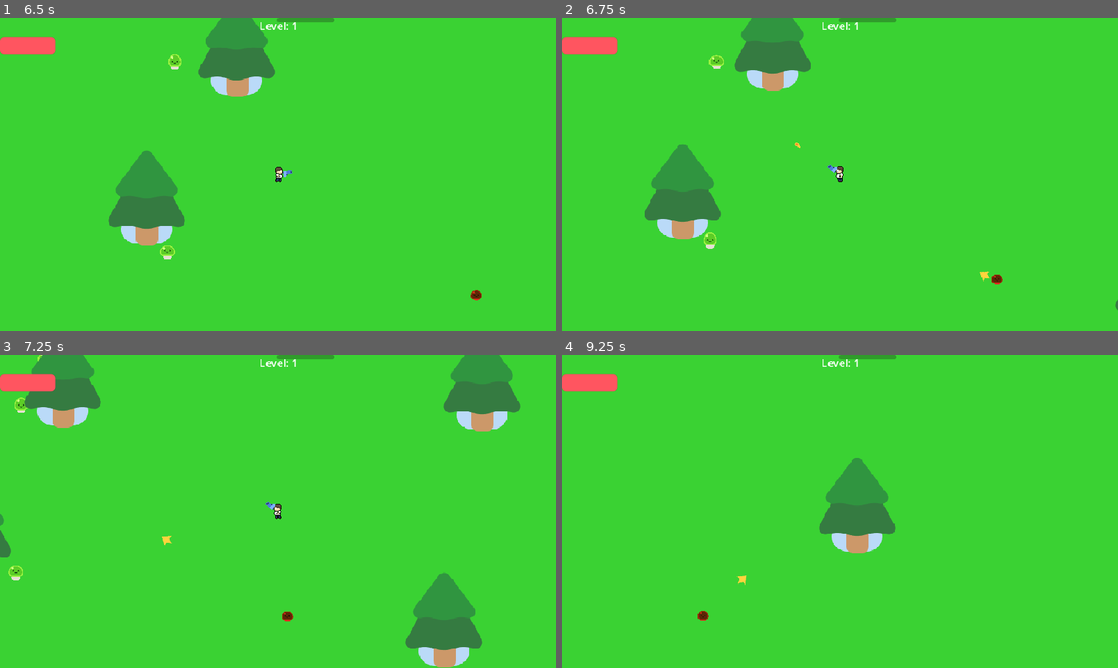
Above: before the commit, frames 1-4 (two rows, left to right).
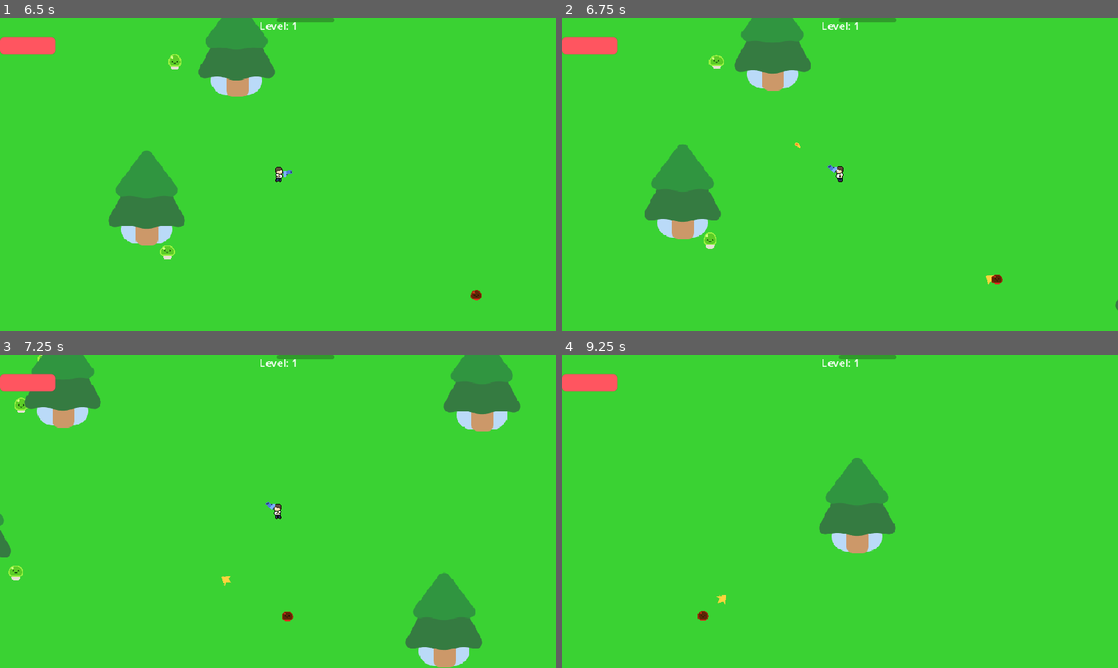
Above: after the commit, the same moments.

Repository: benz76428/labman-game-main
Game: Godot game, scene res://Main Menu/main_menu.tscn
Two runs of this game, one before a commit and one after it. Both use one fixed random seed, a clock stepped at 60 frames per second and the inputs below. The engine's default icon, where the game draws it, is replaced by a stand-in: a white triangle on a blue panel in a dark square.
Inputs (mouse positions are in pixels of both pictures, inside the frame that each line leads up to):
- Up to frame 1 (6.5 s): click "Play" at 0.5 s; tap Enter (ui_accept) at 1.25, 1.52, 2.27, 3.77, 4.52, 5.27 s; move the mouse to (400, 158) at 1.27 s; hold D (walk_right) 1.28-2.03 s; hold Q 1.28-2.03 s; click (400, 158) at 1.42 s; tap E at 1.55, 2.1, 3.05, 3.6, 4.55, 5.1, 6.05 s; move the mouse to (166, 190) at 2.02 s; hold S (walk_down) 2.03-2.78 s; click (166, 190) at 2.17 s; tap Q at 2.3, 3.8, 5.3 s; move the mouse to (333, 105) at 2.77 s; hold D (walk_right) 2.78-3.53 s; hold Q 2.78-3.53 s; click (333, 105) at 2.92 s; move the mouse to (250, 237) at 3.52 s; hold W (walk_up) 3.53-4.28 s; click (250, 237) at 3.67 s; move the mouse to (444, 221) at 4.27 s; hold Q 4.28-5.03 s; hold A (walk_left) 4.28-5.78 s; click (444, 221) at 4.42 s; move the mouse to (111, 127) at 5.02 s; click (111, 127) at 5.17 s; move the mouse to (305, 174) at 5.77 s; hold S (walk_down) from 5.78 s (still down); hold Q from 5.78 s (still down); click (305, 174) at 5.92 s
- Up to frame 2 (6.75 s): move the mouse to (756, 96) at 6.52 s; release S (walk_down) at 6.53 s; release Q at 6.53 s; hold D (walk_right) from 6.53 s (still down); tap E at 6.6 s; click (756, 96) at 6.67 s
- Up to frame 3 (7.25 s): keep holding D (walk_right); tap Enter (ui_accept) at 6.77 s; tap Q at 6.8 s
- Up to frame 4 (9.25 s): move the mouse to (962, 495) at 7.27 s; release D (walk_right) at 7.28 s; hold W (walk_up) 7.28-8.03 s; hold Q 7.28-8.03 s; click (962, 495) at 7.42 s; tap Enter (ui_accept) at 7.52, 8.27 s; tap E at 7.55, 8.1, 9.05 s; move the mouse to (728, 527) at 8.02 s; hold D (walk_right) 8.03-8.78 s; click (728, 527) at 8.17 s; tap Q at 8.3 s; move the mouse to (895, 442) at 8.77 s; hold S (walk_down) from 8.78 s (still down); hold Q from 8.78 s (still down); click (895, 442) at 8.92 s

Frame 1 is identical in both runs. In frame 2, less than 0.1% of the frame differs, in the area x 75-78%, y 80-86%; in frame 3, less than 0.1%; in frame 4, less than 0.1%, in the area x 27-34%, y 70-80%.

Commit message:
updated speed and dmg mutaiton

Diff:
--- a/Scenes/Enemies/Enemy Projectile/enemy_projectile.gd
+++ b/Scenes/Enemies/Enemy Projectile/enemy_projectile.gd
@@ -1,6 +1,6 @@
 extends Area2D
 
-const SPEED = 400.0
+const SPEED = 200.0
 const MAX_RANGE = 1000.0
 var travelled_distance = 0.0
 var damage = 1
--- a/Scenes/Enemies/Fire Slinger/fire_slinger.tscn
+++ b/Scenes/Enemies/Fire Slinger/fire_slinger.tscn
@@ -1,6 +1,6 @@
 [gd_scene load_steps=5 format=3 uid="uid://d05v2pjxph6st"]
 
-[ext_resource type="Script" uid="uid://uk66cudh83fg" path="res://ranged_enemy.gd" id="1_y5oqy"]
+[ext_resource type="Script" uid="uid://uk66cudh83fg" path="res://Scenes/Enemies/ranged_enemy.gd" id="1_y5oqy"]
 [ext_resource type="PackedScene" uid="uid://ogik4s70pgwl" path="res://Scenes/Enemies/base_slime/slime.tscn" id="2_o41p3"]
 [ext_resource type="PackedScene" uid="uid://blhurklnyjvk4" path="res://Scenes/Enemies/Enemy Projectile/enemy_projectile.tscn" id="2_utyy5"]
 
--- a/Scenes/Enemies/Test_Slime/mob.gd
+++ b/Scenes/Enemies/Test_Slime/mob.gd
@@ -1,6 +1,6 @@
 extends CharacterBody2D
 
-@export var max_health: int = 5
+@export var max_health: int = 10
 @export var speed: float = 50
 @export var damage_amount: int = 10
 @export var attack_cooldown: float = 1.0
@@ -36,10 +36,10 @@
 
 	can_attack = true
 
-func take_damage():
-	current_health -= 1
+func take_damage(amount:float):
+	current_health -= amount
 	%Slime.play_hurt()
-
+	print("Enemy took ", amount, " damage! Health left: ", current_health)
 	if current_health <= 0:
 
 		$Hitbox.set_deferred("disabled", true)
--- a/ranged_enemy.gd
+++ b/Scenes/Enemies/ranged_enemy.gd
@@ -40,10 +40,10 @@
 	await get_tree().create_timer(fire_rate).timeout
 	can_shoot = true
 
-func take_damage():
-	current_health -= 1
+func take_damage(amount):
+	current_health -= amount
 	%Slime.play_hurt()
-
+	print("Enemy took ", amount, " damage! Health left: ", current_health)
 	if current_health <= 0:
 
 		$Hitbox.set_deferred("disabled", true)
--- a/Scenes/Mutation Picker/mutation_picker.tscn
+++ b/Scenes/Mutation Picker/mutation_picker.tscn
@@ -1,14 +1,16 @@
-[gd_scene load_steps=5 format=3 uid="uid://be3h6rh1gcf50"]
+[gd_scene load_steps=7 format=3 uid="uid://be3h6rh1gcf50"]
 
 [ext_resource type="Script" uid="uid://p6qs2n52c0ut" path="res://Scenes/Mutation Picker/mutation_picker.gd" id="1_stqne"]
 [ext_resource type="Script" uid="uid://4t87huefrkpe" path="res://Scripts/Mutations/mutation.gd" id="2_n03u0"]
-[ext_resource type="Resource" uid="uid://4efsnv3e421h" path="res://Scripts/mutations/health upgrade/minor_health_dna.tres" id="3_7kc2t"]
+[ext_resource type="Resource" uid="uid://4efsnv3e421h" path="res://Scripts/Mutations/health upgrade/minor_health_dna.tres" id="3_7kc2t"]
 [ext_resource type="Resource" uid="uid://d2yih0xomj1po" path="res://Scenes/Weapons/milk shooter/milk_nipples_dna.tres" id="4_7kc2t"]
+[ext_resource type="Resource" uid="uid://dagu2cep6ge37" path="res://Scripts/Mutations/fast feet/fast_feet_dna.tres" id="5_3d1f4"]
+[ext_resource type="Resource" uid="uid://brj530n0j7srx" path="res://Scripts/Mutations/damage increase/combat_stim_dna.tres" id="6_8efn2"]
 
 [node name="MutationPicker" type="CanvasLayer"]
 process_mode = 3
 script = ExtResource("1_stqne")
-possible_mutations = Array[ExtResource("2_n03u0")]([ExtResource("3_7kc2t"), ExtResource("4_7kc2t")])
+possible_mutations = Array[ExtResource("2_n03u0")]([ExtResource("3_7kc2t"), ExtResource("4_7kc2t"), ExtResource("5_3d1f4"), ExtResource("6_8efn2")])
 
 [node name="ColorRect" type="ColorRect" parent="."]
 visibility_layer = 512
--- a/Scenes/Player/player.gd
+++ b/Scenes/Player/player.gd
@@ -18,6 +18,7 @@
 @export var base_dash_duration: float = 0.2
 @export var base_fire_rate_mult: float = 1.0
 @export var base_damage_mult: float = 1.0
+
 
 # ==========================================
 # CURRENT STATS (Base stats + Mutation modifiers)
--- a/Scenes/Player/walk_state.gd
+++ b/Scenes/Player/walk_state.gd
@@ -2,14 +2,13 @@
 
 @export var player: Player
 @export var animated_sprite_2d: AnimatedSprite2D
-@export var speed: int = 200
 
 func _on_physics_process(_delta: float) -> void:
 	var direction: Vector2 = Input.get_vector("walk_left", "walk_right", "walk_up", "walk_down")
 
 	# ONLY set walk velocity if we are not currently dashing
 	if not player.is_dashing:
-		player.velocity = direction * speed
+		player.velocity = direction * player.base_speed
 
 	# Animation Logic
 	var anim_name = "walk_front"
--- a/Scenes/Weapons/pistol/bullet.gd
+++ b/Scenes/Weapons/pistol/bullet.gd
@@ -1,6 +1,7 @@
 extends Area2D
 
 var travalled_distance = 0
+var damage: float = 0.0
 
 func _physics_process(delta: float) -> void:
 	const SPEED = 1000
@@ -20,6 +21,6 @@
 	set_deferred("monitoring", false)
 
 	if body.has_method("take_damage"):
-		body.take_damage()
+		body.take_damage(damage)
 
 	queue_free()
--- a/Scenes/Weapons/pistol/gun.gd
+++ b/Scenes/Weapons/pistol/gun.gd
@@ -1,6 +1,7 @@
 extends BaseWeapon
 
 var fire_timer: float = 0.0
+@export var base_damage: float = 1.0
 
 func _physics_process(delta: float) -> void:
 	# Always point at the mouse
@@ -13,10 +14,14 @@
 
 func shoot(aim_dir: Vector2) -> void:
 	# ONLY shoot if the cooldown timer is at or below zero
+	var final_damage = base_damage
+	if owner and "damage_multiplier" in owner:
+		final_damage = base_damage * owner.damage_multiplier
+
 	if fire_timer <= 0:
 		const BULLET = preload("res://Scenes/Weapons/pistol/bullet.tscn")
 		var new_bullet = BULLET.instantiate()
-
+		new_bullet.damage = final_damage
 		new_bullet.global_position = %ShootingPoint.global_position
 		new_bullet.global_rotation = %ShootingPoint.global_rotation
 
--- /dev/null
+++ b/Scripts/Mutations/damage increase/combat_stim_dna.tres
@@ -0,0 +1,9 @@
+[gd_resource type="Resource" script_class="CombatStimMutation" load_steps=2 format=3 uid="uid://brj530n0j7srx"]
+
+[ext_resource type="Script" uid="uid://bpuiyvxx3aamk" path="res://Scripts/Mutations/damage increase/combat_stim_mutation.gd" id="1_ovlip"]
+
+[resource]
+script = ExtResource("1_ovlip")
+mutation_name = "Magical Needle"
+description = "Increases all the damage you deal"
+metadata/_custom_type_script = "uid://bpuiyvxx3aamk"
--- /dev/null
+++ b/Scripts/Mutations/damage increase/combat_stim_mutation.gd
@@ -0,0 +1,10 @@
+extends Mutation
+class_name CombatStimMutation
+
+# 0.15 equals a 15% overall damage boost
+@export var damage_boost_percentage: float = 10000
+
+func apply_mutation(player: Node2D):
+	if "base_damage_mult" in player:
+		player.base_damage_mult += damage_boost_percentage
+		print("Combat Stim Applied! New multiplier: ", player.base_damage_mult)
--- /dev/null
+++ b/Scripts/Mutations/fast feet/fast_feet_dna.tres
@@ -0,0 +1,9 @@
+[gd_resource type="Resource" script_class="FastFeetMutation" load_steps=2 format=3 uid="uid://dagu2cep6ge37"]
+
+[ext_resource type="Script" uid="uid://bvwqqlsucxuuc" path="res://Scripts/Mutations/fast feet/fast_feet_mutation.gd" id="1_oiisj"]
+
+[resource]
+script = ExtResource("1_oiisj")
+mutation_name = "Fast Feet"
+description = "Increases Movement Speed"
+metadata/_custom_type_script = "uid://bvwqqlsucxuuc"
--- /dev/null
+++ b/Scripts/Mutations/fast feet/fast_feet_mutation.gd
@@ -0,0 +1,14 @@
+extends Mutation
+class_name FastFeetMutation
+
+@export var speed_increase: float = 50.0
+
+
+func apply_mutation(player: Node2D):
+	# Assuming your player script has a 'speed' or 'SPEED' variable
+	if "base_speed" in player:
+		player.base_speed += speed_increase
+	elif "BASE_SPEED" in player:
+		player.base_SPEED += speed_increase
+
+	print("Player speed increased by ", speed_increase)
--- a/Scripts/Mutations/health upgrade/minor_health_dna.tres
+++ b/Scripts/Mutations/health upgrade/minor_health_dna.tres
@@ -1,11 +1,11 @@
 [gd_resource type="Resource" script_class="ThickHideMutation" load_steps=3 format=3 uid="uid://4efsnv3e421h"]
 
 [ext_resource type="Texture2D" uid="uid://bmqbqtoh5aykd" path="res://icon.svg" id="1_1wjqb"]
-[ext_resource type="Script" uid="uid://b3j1br8hcyw0j" path="res://Scripts/mutations/health upgrade/thick_hide_mutation.gd" id="1_sisqo"]
+[ext_resource type="Script" uid="uid://b3j1br8hcyw0j" path="res://Scripts/Mutations/health upgrade/thick_hide_mutation.gd" id="1_sisqo"]
 
 [resource]
 script = ExtResource("1_sisqo")
+health_increase = 5000
 mutation_name = "Thick Hide"
 description = "Increase HP by 25"
 icon = ExtResource("1_1wjqb")
-metadata/_custom_type_script = "uid://d10136xog8ydo"
--- a/Scripts/Mutations/health upgrade/thick_hide_mutation.gd
+++ b/Scripts/Mutations/health upgrade/thick_hide_mutation.gd
@@ -5,7 +5,7 @@
 @export var health_increase: int = 50
 
 func apply_mutation(player: Node2D) -> void:
-	# Note: Adjust these variable names to match what is actually in your player.gd
+
 	if "max_health" in player:
 		player.max_health += health_increase
 		player.current_health += health_increase
Renamed: ranged_enemy.gd.uid -> Scenes/Enemies/ranged_enemy.gd.uid
Not shown, added: Scripts/Mutations/damage increase/combat_stim_mutation.gd.uid
Not shown, added: Scripts/Mutations/fast feet/fast_feet_mutation.gd.uid
